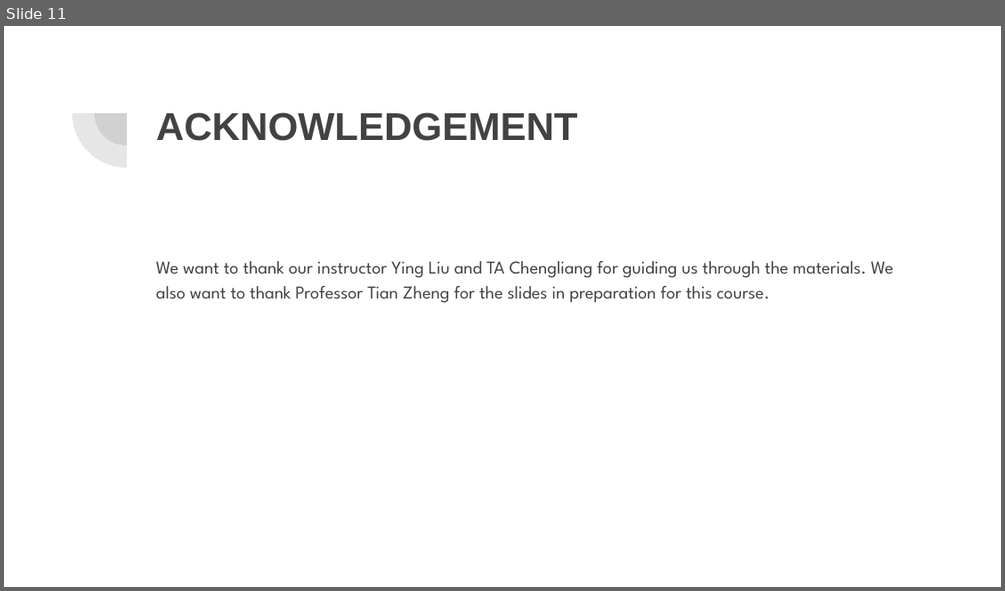
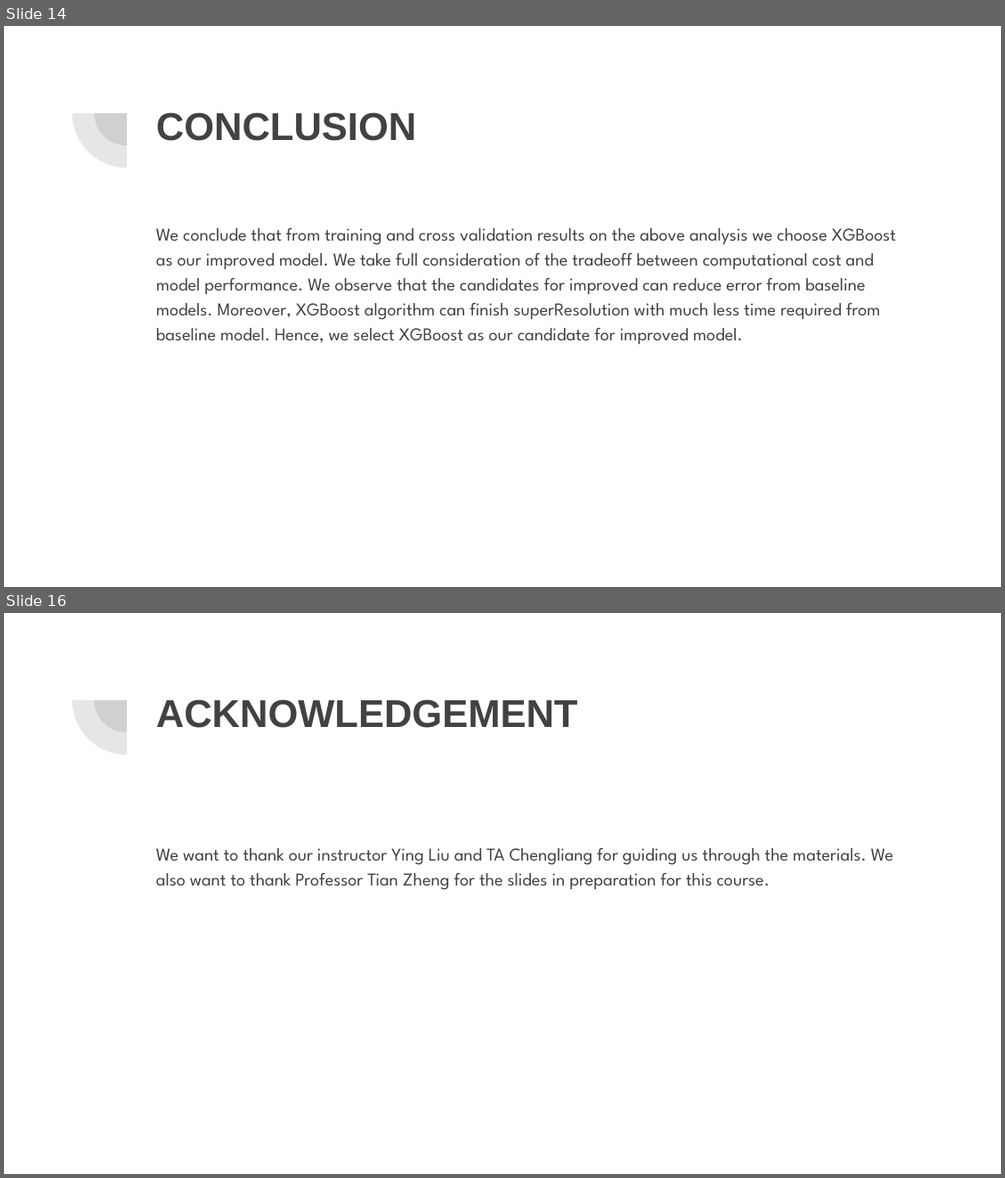
Before and after one commit to yiqiao-yin/Fall2018-Proj3-Sec1-grp4, a slide deck: doc/Presentation.pptx. Shown one above the other, each under a label of ours: slide 11 before the commit, slides 14 and 16 after it; the slides between them are not shown. The pictures are 1005x591 and 1005x1178 pixels, drawn with LibreOffice and Linux fonts; fonts in the diff are those of the drawing. Boxes give left, top, right and bottom in pixels: in the first picture for what was removed or moved away, otherwise in the second. Text is boxed around its words. In the diff, an @@ line names an element or a change of style, - is before the commit and + after.

```diff
--- a/doc/Presentation.pptx
+++ b/doc/Presentation.pptx
@@ slide 14 added at (x1=4, y1=26, x2=1001, y2=587), background #FFFFFF; not listed: 2 template elements that a slide beside it also shows @@
@@ title added at (x1=156, y1=112, x2=416, y2=141), 28 pt, text #424242, bold @@
+CONCLUSION
@@ text added at (x1=156, y1=228, x2=896, y2=344), 13 pt, text #424242 @@
+We conclude that from training and cross validation results on the above analysis we choose XGBoost as our improved model. We take full consideration of the tradeoff between computational cost and model performance. We observe that the candidates for improved can reduce error from baseline models. Moreover, XGBoost algorithm can finish superResolution with much less time required from baseline model. Hence, we select XGBoost as our candidate for improved model.
@@ what was slide 11 is now slide 16 @@
```
Also in this commit, not shown: 3 slides changed, 9 other slides added, 5 slides removed.
